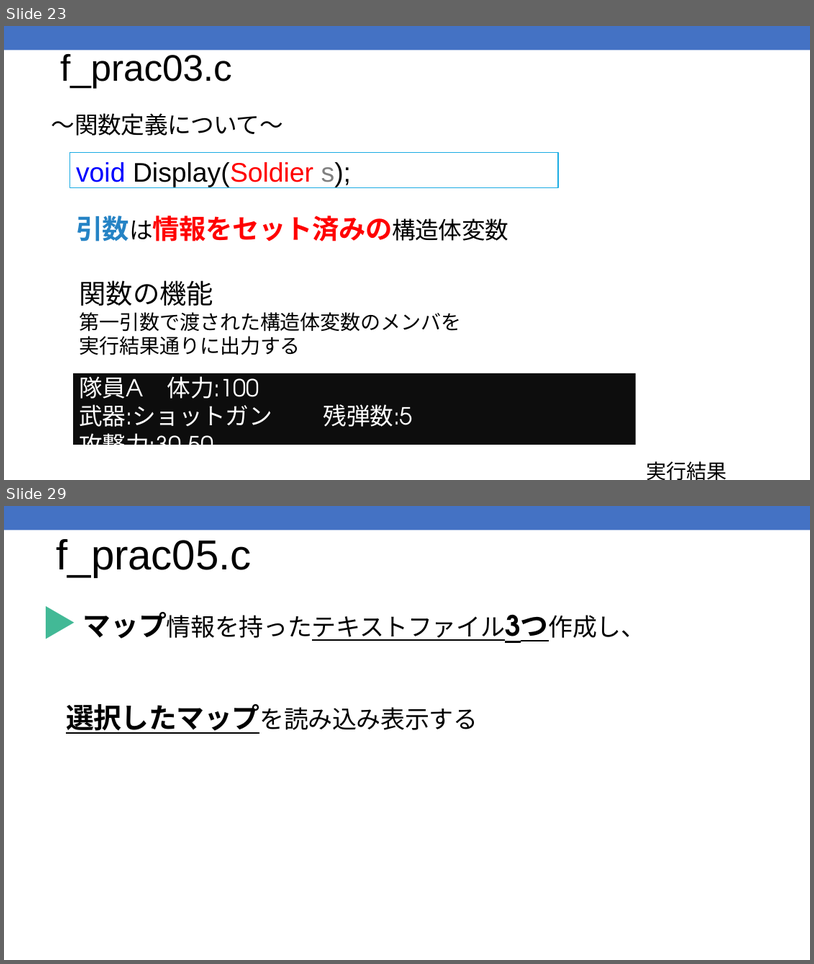
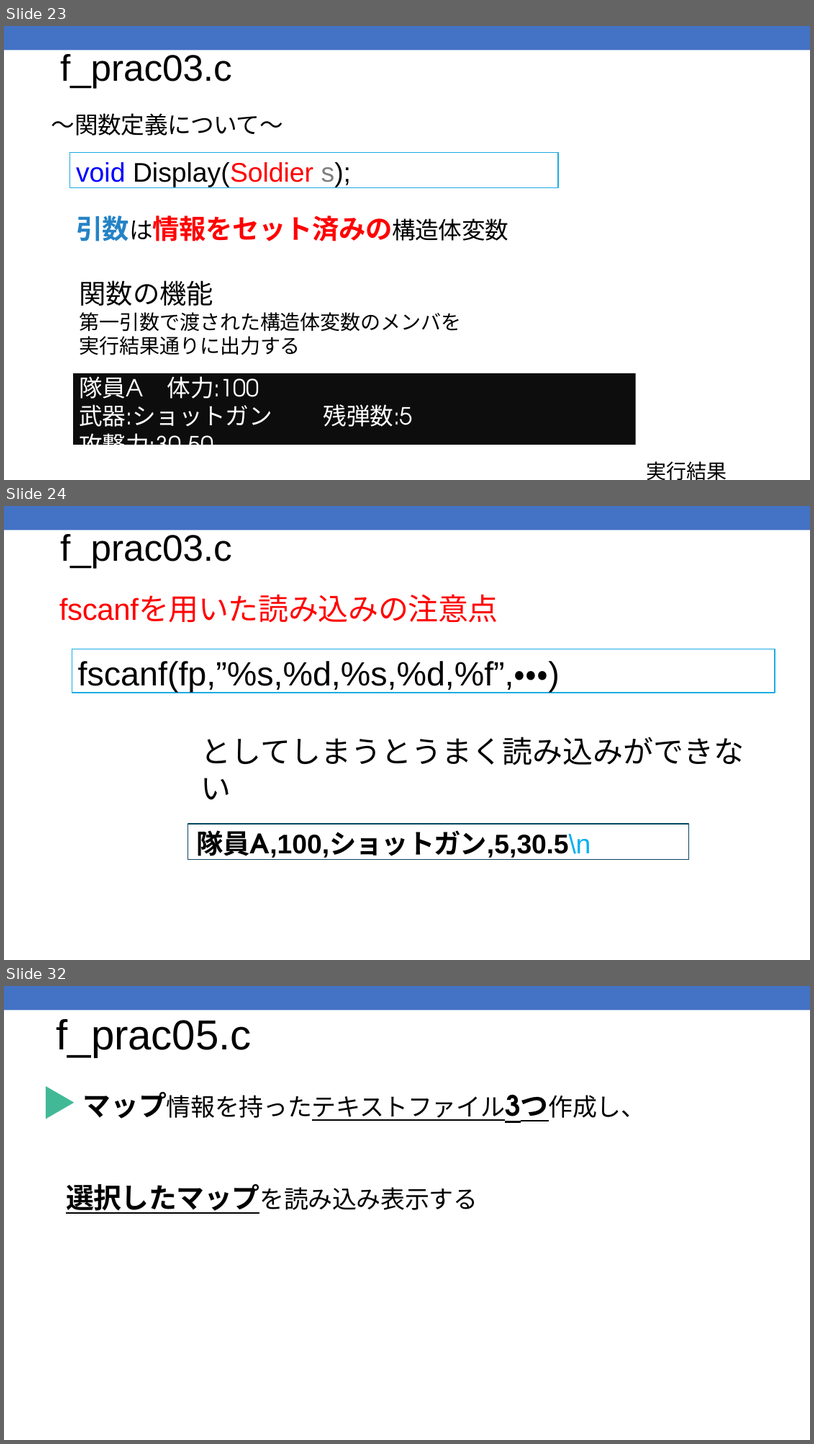
Before and after one commit to kic-murata/cpp2025, a slide deck: 授業資料/演習問題：ファイル処理.pptx. Shown one above the other, each under a label of ours: slides 23 and 29 before the commit, slides 23, 24 and 32 after it; the slides between them are not shown. The pictures are 814x964 and 814x1444 pixels, drawn with LibreOffice and Linux fonts; fonts in the diff are those of the drawing. Boxes give left, top, right and bottom in pixels: in the first picture for what was removed or moved away, otherwise in the second. Text is boxed around its words. In the diff, an @@ line names an element or a change of style, - is before the commit and + after.

```diff
--- a/授業資料/演習問題：ファイル処理.pptx
+++ b/授業資料/演習問題：ファイル処理.pptx
@@ slide 24 added at (4,506,810,960), background #FFFFFF; not listed: 1 template element that a slide beside it also shows @@
@@ title added at (60,534,232,568), 44 pt, text #000000 @@
+f_prac03.c
@@ text added at (59,595,499,623), 36 pt, text #FF0000 @@
+fscanfを用いた読み込みの注意点
@@ rectangle added at (72,649,775,693), outline #1CACE3 1 pt, 40 pt, text #000000 @@
+fscanf(fp,”%s,%d,%s,%d,%f”,・・・)
@@ text added at (201,736,744,764), 36 pt, text #000000 @@
+としてしまうとうまく読み込みができない
@@ rectangle added at (188,824,689,860), fill #FFFFFF, outline #05465F 1 pt, 32 pt, text #000000, bold @@
+隊員A,100,ショットガン,5,30.5\n
@@ what was slide 29 is now slide 32 @@
```
Also in this commit, not shown: 10 slides changed, 2 other slides added.
